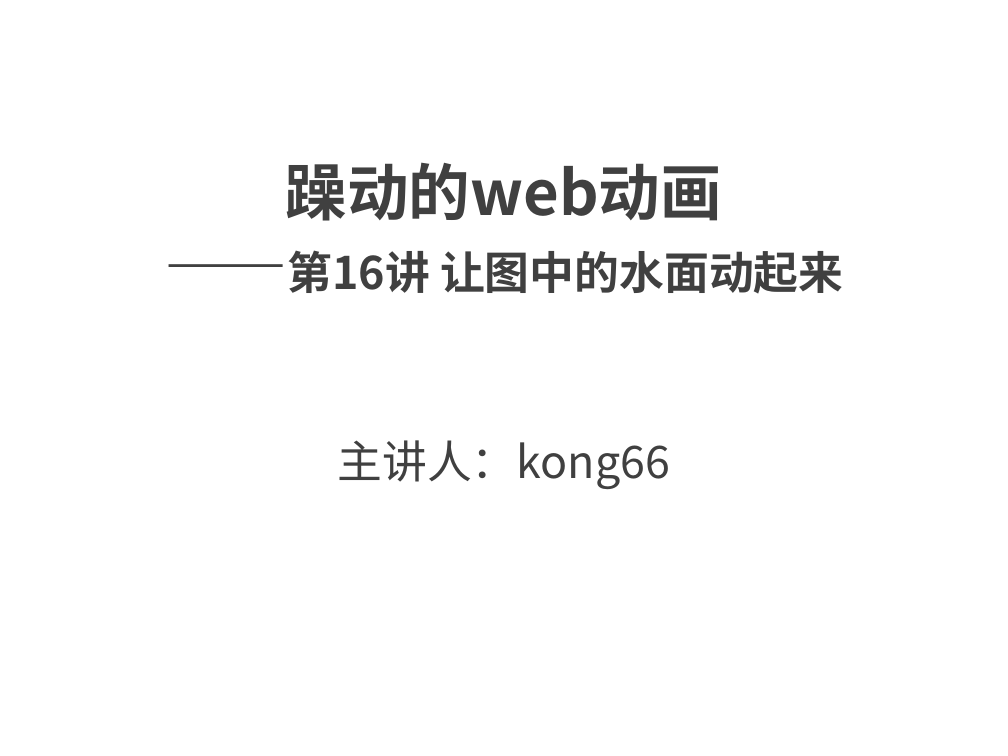
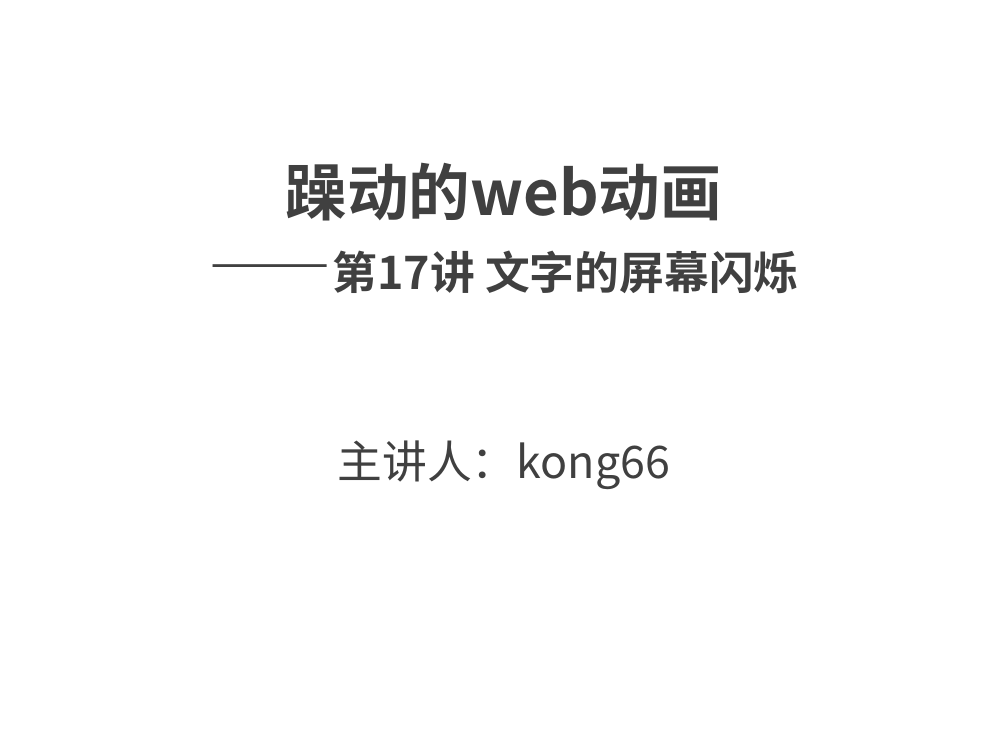
Before and after one commit to kong66/webAni, a slide deck: slide 1 of 17-svg-filter-text-screen/17.pptx. Drawn at 1008x756 pixels with LibreOffice and Linux fonts; fonts in the diff are those of the drawing. Boxes give left, top, right and bottom in pixels: in the first picture for what was removed or moved away, otherwise in the second. Text is boxed around its words. In the diff, an @@ line names an element or a change of style, - is before the commit and + after.

```diff
--- a/17-svg-filter-text-screen/17.pptx
+++ b/17-svg-filter-text-screen/17.pptx
@@ title at bbox=[286, 162, 799, 293]: text changed @@
-躁动的web动画
-——第16讲 让图中的水面动起来
+躁动的web动画
+——第17讲 文字的屏幕闪烁
```
Also in this commit, not shown: 3 other slides changed, 2 slides added, 9 slides removed, 2 other files.
